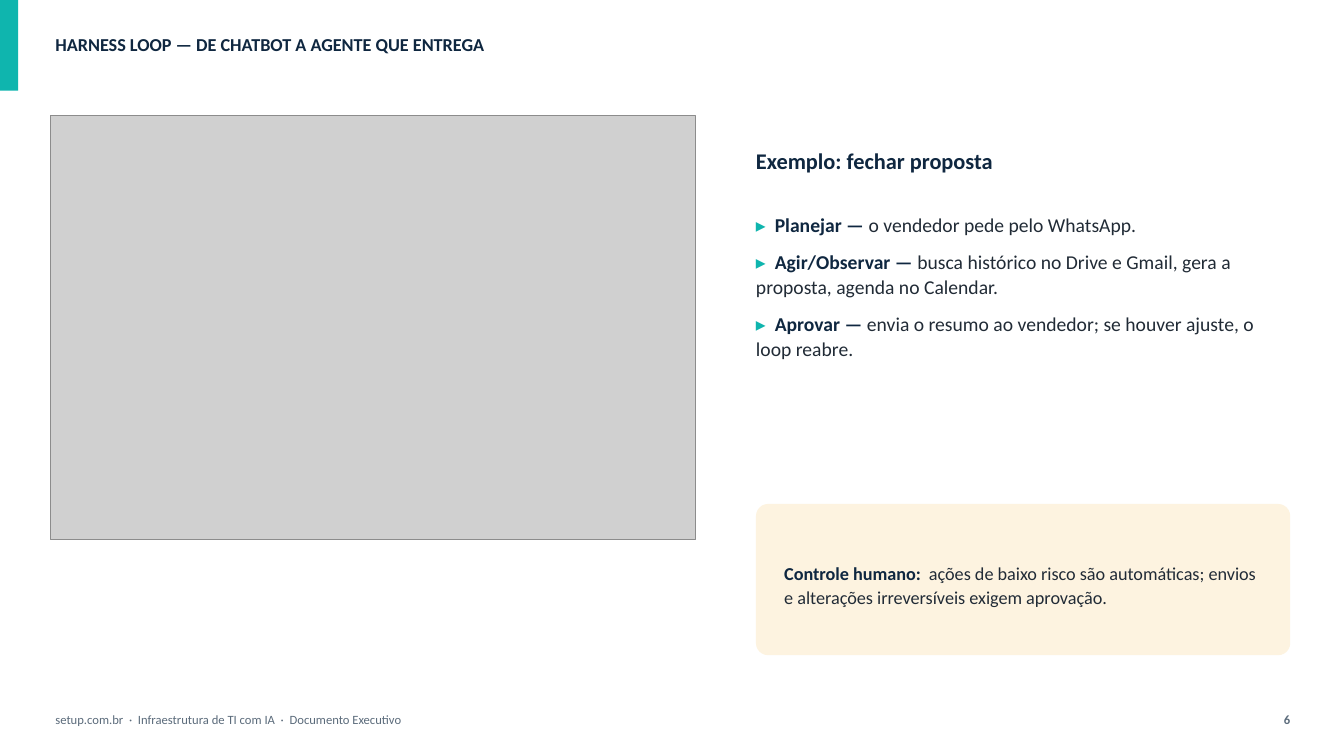
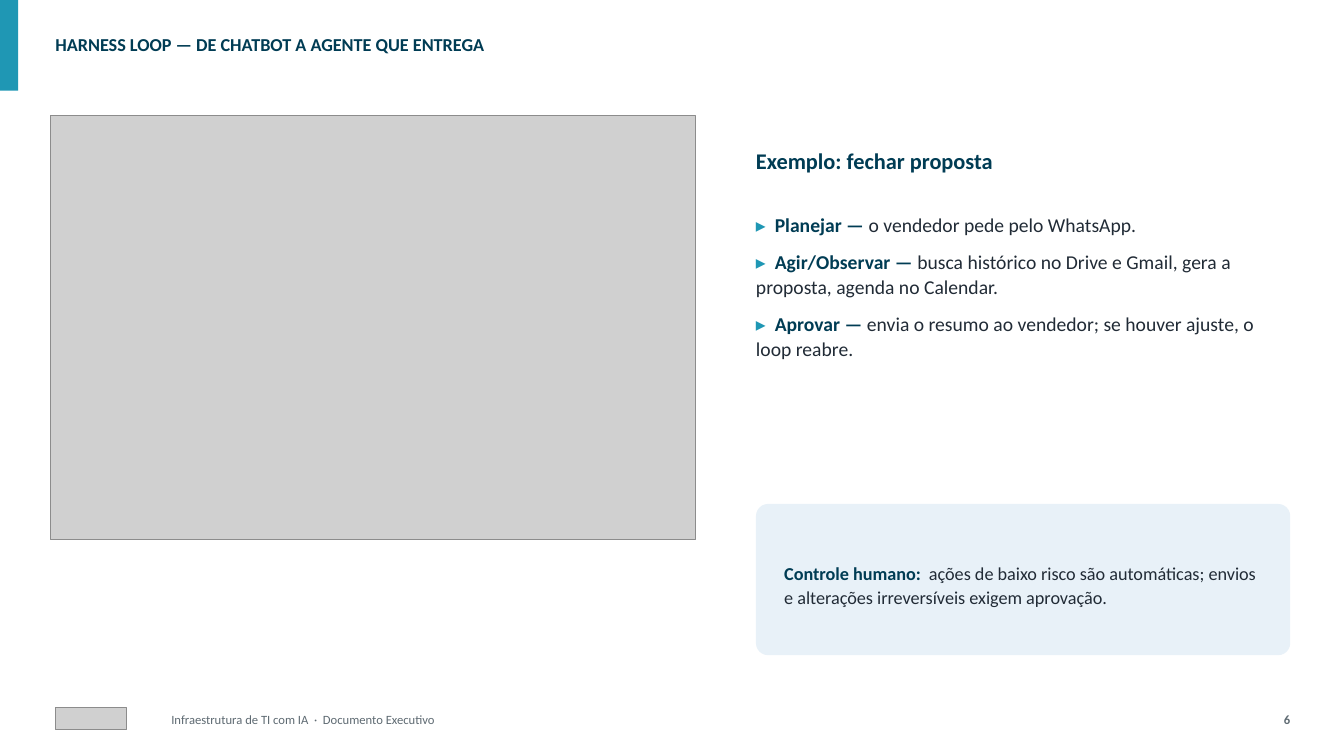
Before and after one commit to rstoi/rstoi, a slide deck: slide 6 of docs/Infraestrutura-IA-setup.com.br.pptx. Drawn at 1344x756 pixels with LibreOffice and Linux fonts; fonts in the diff are those of the drawing; grey boxes stand for pictures. Boxes give left, top, right and bottom in pixels: in the first picture for what was removed or moved away, otherwise in the second. Text is boxed around its words. In the diff, an @@ line names an element or a change of style, - is before the commit and + after.

```diff
--- a/docs/Infraestrutura-IA-setup.com.br.pptx
+++ b/docs/Infraestrutura-IA-setup.com.br.pptx
@@ rectangle at (x1=0, y1=0, x2=18, y2=91): fill #0FB5AE to #1F97B4 @@
@@ text "HARNESS LOOP — DE CHATBOT ..." at (x1=55, y1=39, x2=484, y2=54): text colour #0F2740 to #003C54 @@
@@ text "Exemplo: fechar proposta" at (x1=756, y1=153, x2=993, y2=173): text colour #0F2740 to #003C54 @@
@@ text "▸ Planejar — o vendedor ..." at (x1=756, y1=218, x2=1253, y2=359): text colour #0FB5AE to #1F97B4 in "▸", "▸", "▸"; text colour #0F2740 to #003C54 in "Planejar —", "Agir/Observar —", "Aprovar —" @@
@@ rounded rectangle at (x1=756, y1=504, x2=1291, y2=655): fill #FDF3E0 to #E8F1F8 @@
@@ text "Controle humano: ações de baixo ..." at (x1=784, y1=567, x2=1256, y2=607): text colour #0F2740 to #003C54 in "Controle humano:" @@
@@ picture added at (x1=55, y1=708, x2=127, y2=730) @@
@@ text at (x1=171, y1=715, x2=435, y2=724): text changed; text colour #5B6B7B to #5E6A72 @@
-setup.com.br · Infraestrutura de TI com IA · Documento Executivo
+Infraestrutura de TI com IA · Documento Executivo
```
Also in this commit, not shown: 12 other slides changed, 15 other files.
